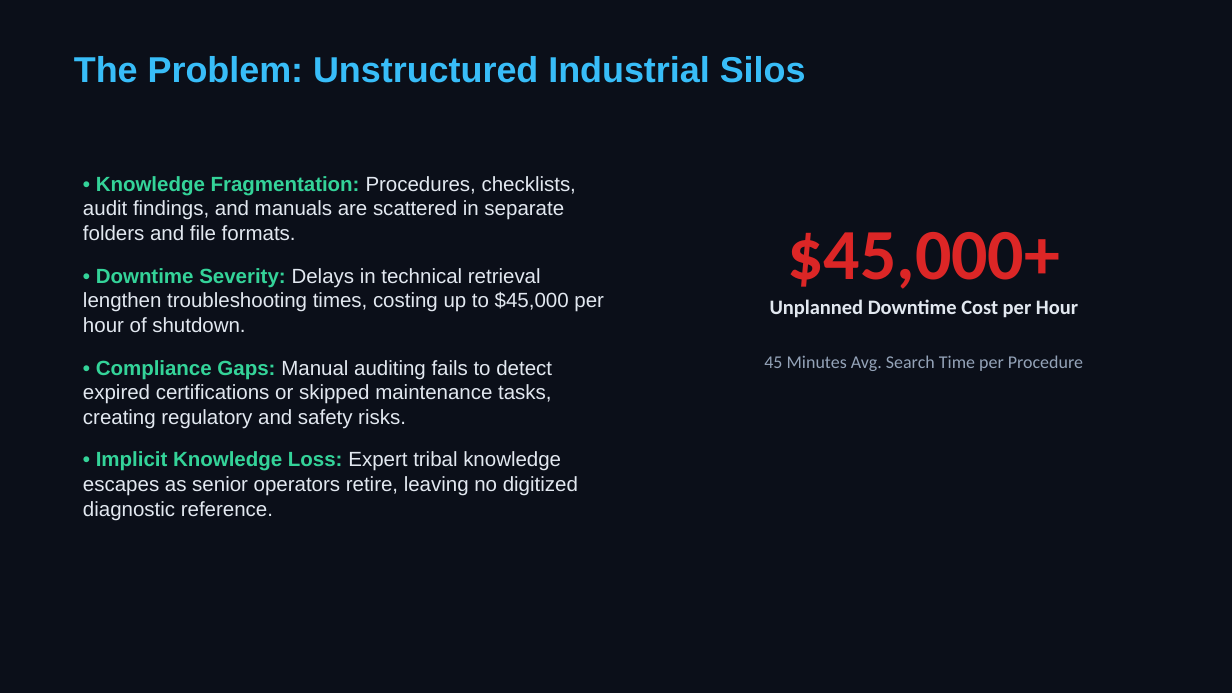
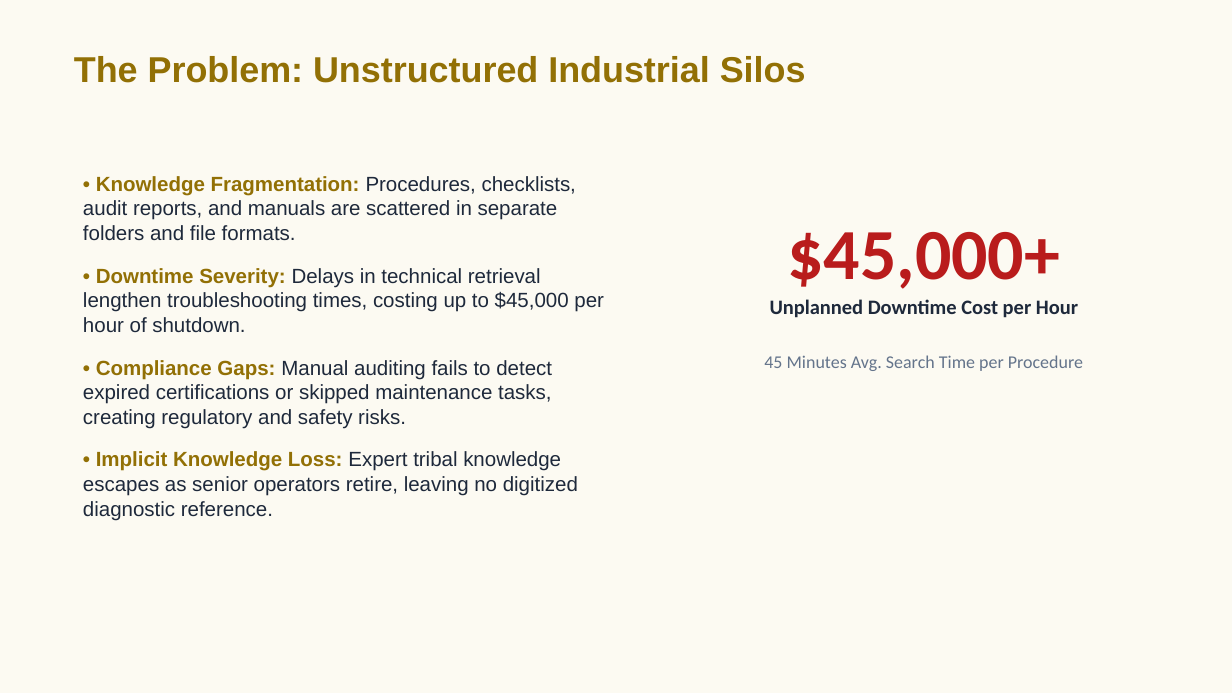
Before and after one commit to NITESH100LANKI/INDUS-BRAIN-AI, a slide deck: slide 2 of deliverables/INDUS_BRAIN_AI_Final_Pitch.pptx. Drawn at 1232x693 pixels with LibreOffice and Linux fonts; fonts in the diff are those of the drawing. Boxes give left, top, right and bottom in pixels: in the first picture for what was removed or moved away, otherwise in the second. Text is boxed around its words. In the diff, an @@ line names an element or a change of style, - is before the commit and + after.

Commit message:
style: change presentation slides background theme to light cream and gold

```diff
--- a/deliverables/INDUS_BRAIN_AI_Final_Pitch.pptx
+++ b/deliverables/INDUS_BRAIN_AI_Final_Pitch.pptx
@@ rectangle at (x1=0, y1=0, x2=1232, y2=693): fill #0B0F19 to #FCFAF2 @@
@@ text "The Problem: Unstructured Industrial Silos" at (x1=74, y1=56, x2=806, y2=83): text colour #38BDF8 to #927005 @@
@@ text at (x1=83, y1=176, x2=576, y2=241): text changed; text colour #E2E8F0 to #1E293B @@
-• Knowledge Fragmentation: Procedures, checklists, audit findings, and manuals are scattered in separate folders and file formats.
+• Knowledge Fragmentation: Procedures, checklists, audit reports, and manuals are scattered in separate folders and file formats.
@@ text "$45,000+" at (x1=764, y1=232, x2=1083, y2=371): text colour #DC2626 to #B91C1C in "$45,000+"; text colour #E2E8F0 to #1E293B in "Unplanned Downtime Cost per Hour"; text colour #94A3B8 to #64748B in "45 Minutes Avg. Search Time per Procedure" @@
@@ text at (x1=83, y1=268, x2=604, y2=521): text colour #34D399 to #927005 in "• Downtime Severity:", "• Compliance Gaps:", "• Implicit Knowledge Loss:"; text colour #E2E8F0 to #1E293B in "Delays in technical retrieval lengthen troubleshooting times ...", "Manual auditing fails to detect expired certifications ...", "Expert tribal knowledge escapes as senior operators ..." @@
```
Also in this commit, not shown: 15 other slides changed, 1 other file.
